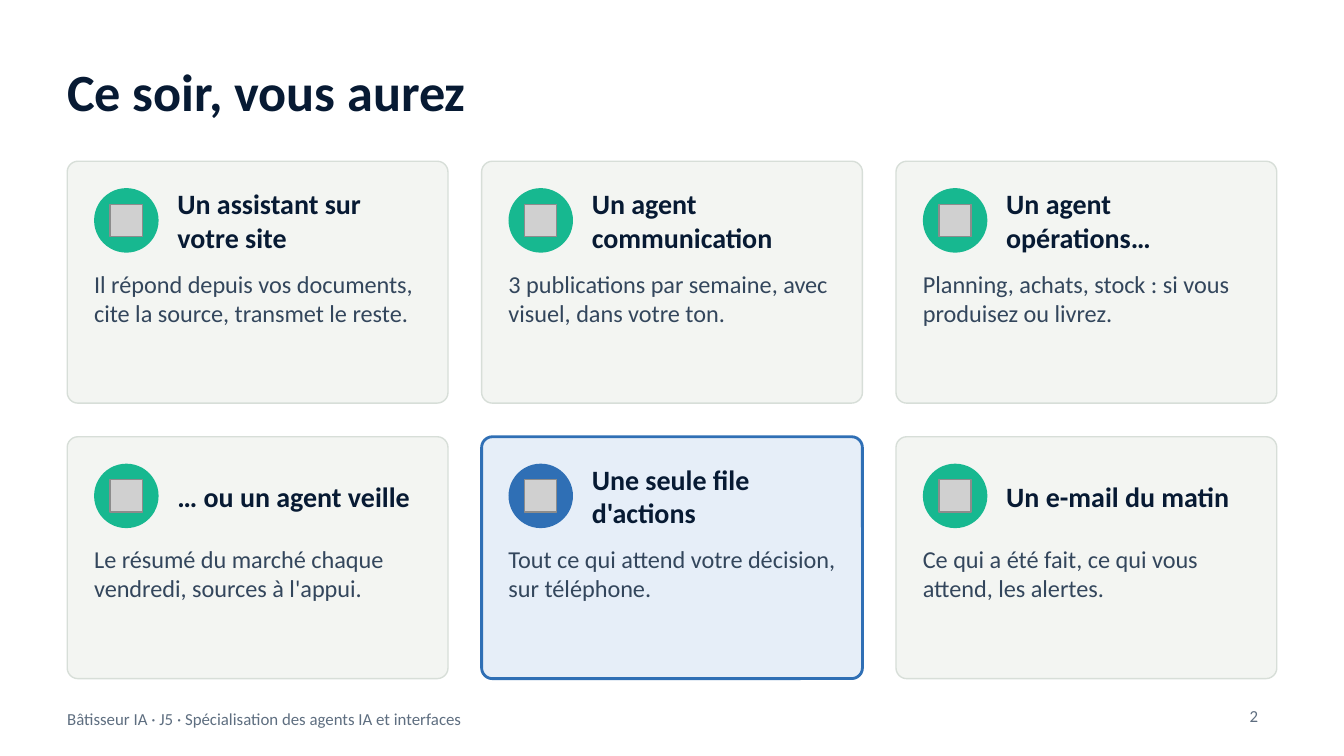
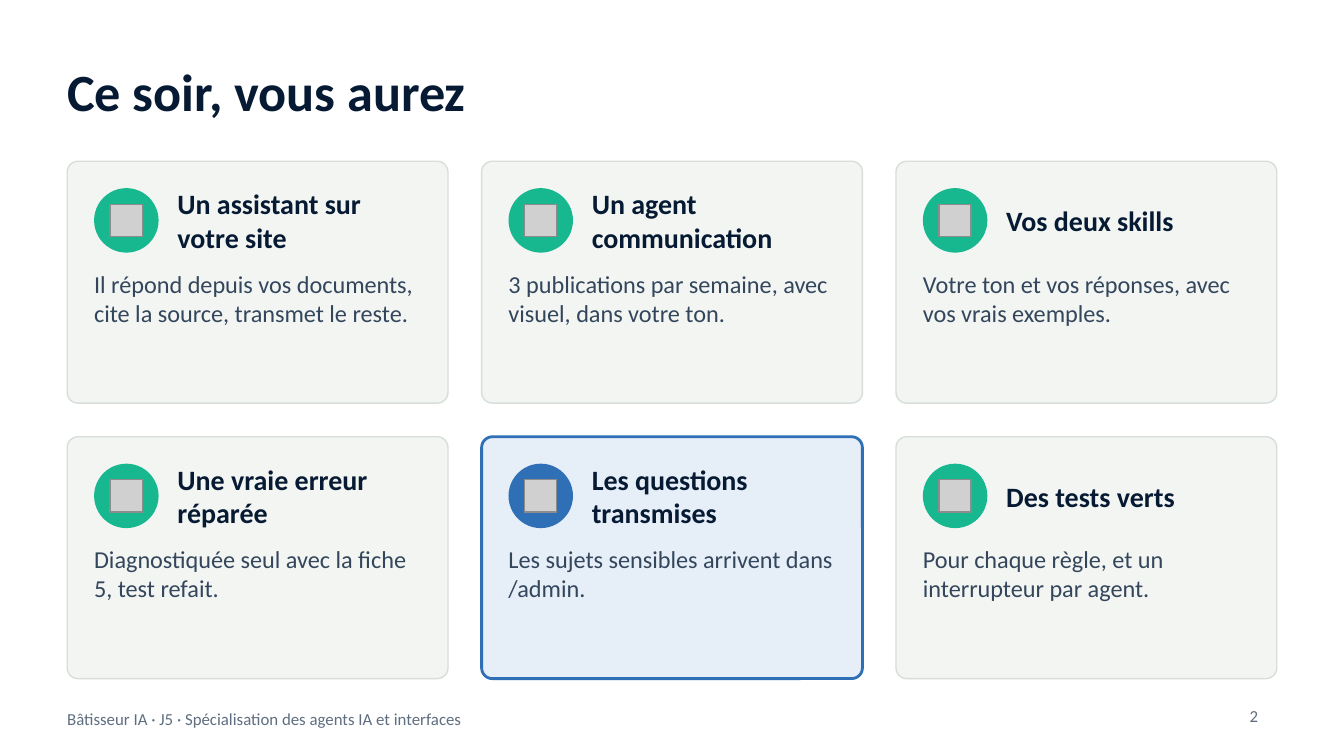
Before and after one commit to benyG/cisspbootcamp, a slide deck: slide 2 of content/library/files/Batisseur-IA-J5.pptx. Drawn at 1344x756 pixels with LibreOffice and Linux fonts; fonts in the diff are those of the drawing; grey boxes stand for pictures. Boxes give left, top, right and bottom in pixels: in the first picture for what was removed or moved away, otherwise in the second. Text is boxed around its words. In the diff, an @@ line names an element or a change of style, - is before the commit and + after.

```diff
--- a/content/library/files/Batisseur-IA-J5.pptx
+++ b/content/library/files/Batisseur-IA-J5.pptx
@@ text at (x1=1006, y1=211, x2=1173, y2=232): text changed @@
-Un agent opérations…
+Vos deux skills
@@ text at (x1=923, y1=276, x2=1230, y2=326): text changed @@
-Planning, achats, stock : si vous produisez ou livrez.
+Votre ton et vos réponses, avec vos vrais exemples.
@@ text at (x1=177, y1=470, x2=368, y2=528): text changed @@
-… ou un agent veille
+Une vraie erreur réparée
@@ text at (x1=592, y1=470, x2=747, y2=524): text changed @@
-Une seule file d'actions
+Les questions transmises
@@ text at (x1=1006, y1=489, x2=1175, y2=508): text changed @@
-Un e-mail du matin
+Des tests verts
@@ text at (x1=94, y1=551, x2=406, y2=600): text changed @@
-Le résumé du marché chaque vendredi, sources à l'appui.
+Diagnostiquée seul avec la fiche 5, test refait.
@@ text at (x1=508, y1=551, x2=833, y2=598): text changed @@
-Tout ce qui attend votre décision, sur téléphone.
+Les sujets sensibles arrivent dans /admin.
@@ text at (x1=923, y1=551, x2=1163, y2=601): text changed @@
-Ce qui a été fait, ce qui vous attend, les alertes.
+Pour chaque règle, et un interrupteur par agent.
```
Also in this commit, not shown: 5 other slides changed, 13 other files.
